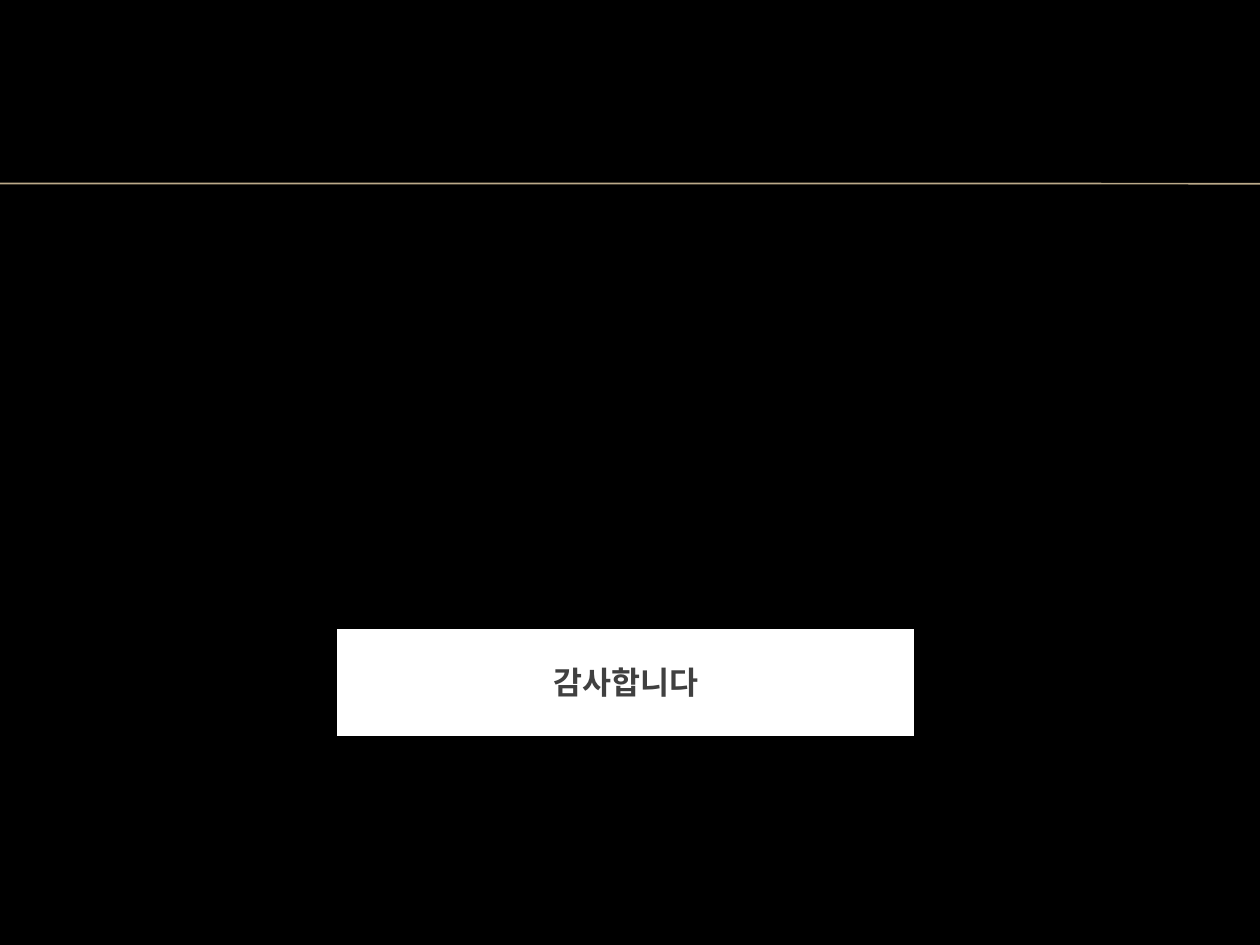
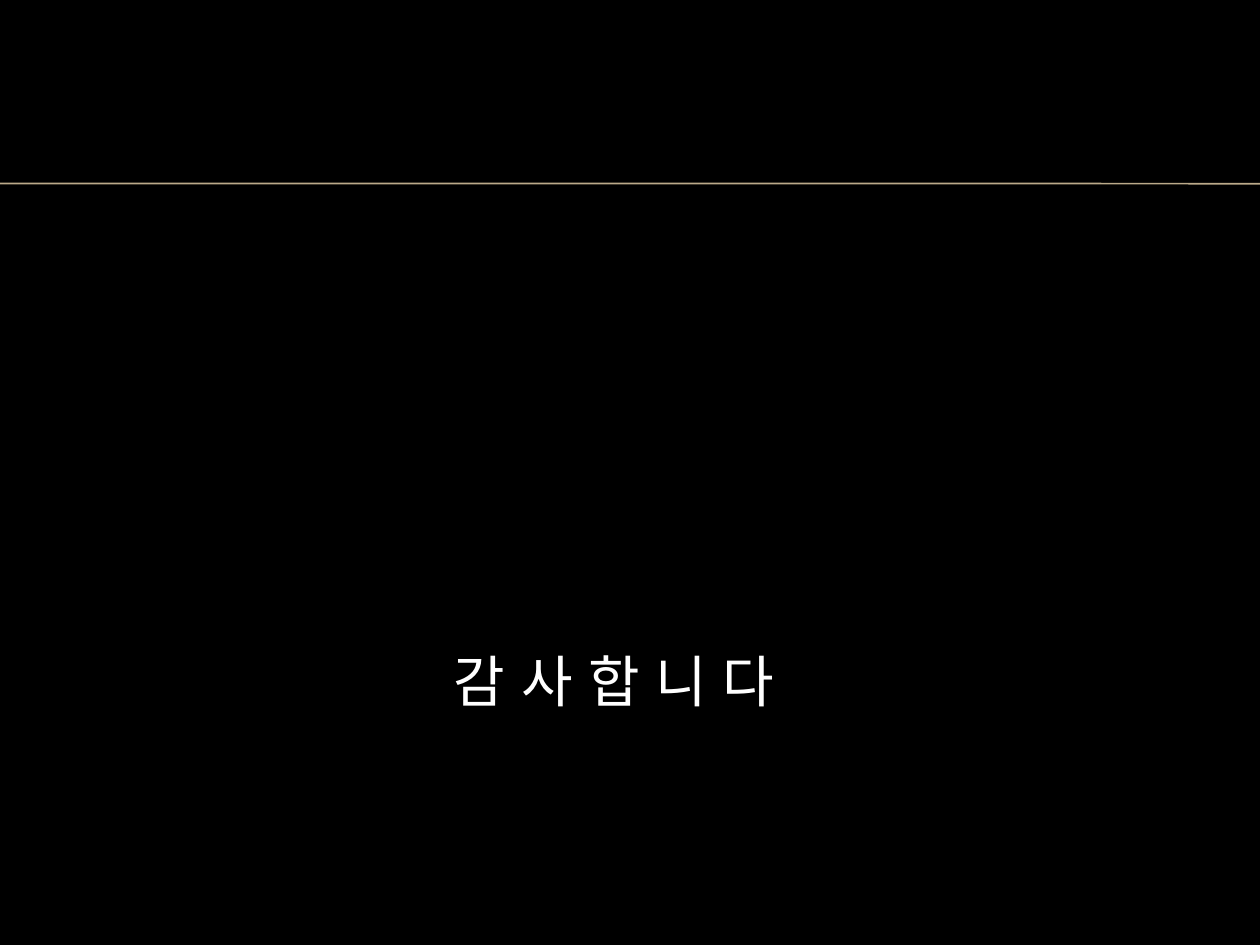
Before and after one commit to Chocobe/JAVA_Lecture, a slide deck: slide 24 of Java_tutorial/src/project_07_MonsterHunter_Weapon_DB/Monster_Hunter_ppt/몬스터헌터_무기DB.pptx (slide 22 before the commit). Drawn at 1260x945 pixels with LibreOffice and Linux fonts; fonts in the diff are those of the drawing; background and template pictures are left out. Boxes give left, top, right and bottom in pixels: in the first picture for what was removed or moved away, otherwise in the second. Text is boxed around its words. In the diff, an @@ line names an element or a change of style, - is before the commit and + after.

```diff
--- a/Java_tutorial/src/project_07_MonsterHunter_Weapon_DB/Monster_Hunter_ppt/몬스터헌터_무기DB.pptx
+++ b/Java_tutorial/src/project_07_MonsterHunter_Weapon_DB/Monster_Hunter_ppt/몬스터헌터_무기DB.pptx
@@ text "감 사 합 니 다": place and size @@
-text "감 사 합 니 다" at [343, 634, 910, 731]
+text "감 사 합 니 다" at [454, 655, 775, 707]
@@ text "감 사 합 니 다" at [454, 655, 775, 707]: vertical alignment middle to top; fill #FFFFFF to none; outline #FFFFFF 6 pt to none @@
@@ text at [454, 655, 775, 707]: text changed; size 18 to 32 pt; font Times New Roman to Noto Sans CJK KR; text colour #404040 to #FFFFFF; bold off @@
-감사합니다
+감 사 합 니 다
```
Also in this commit, not shown: 21 other slides changed, 2 slides added, 5 other files.
